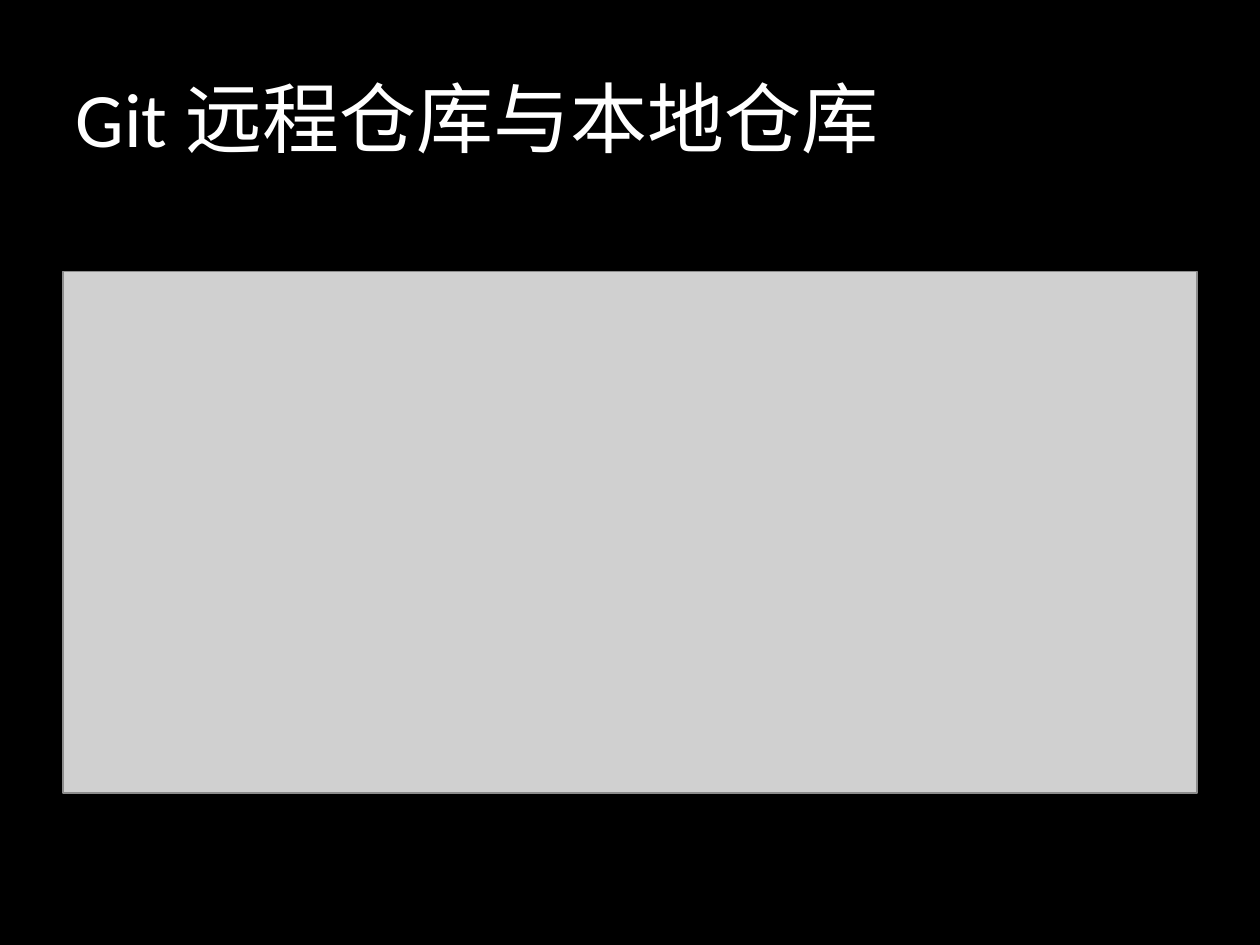
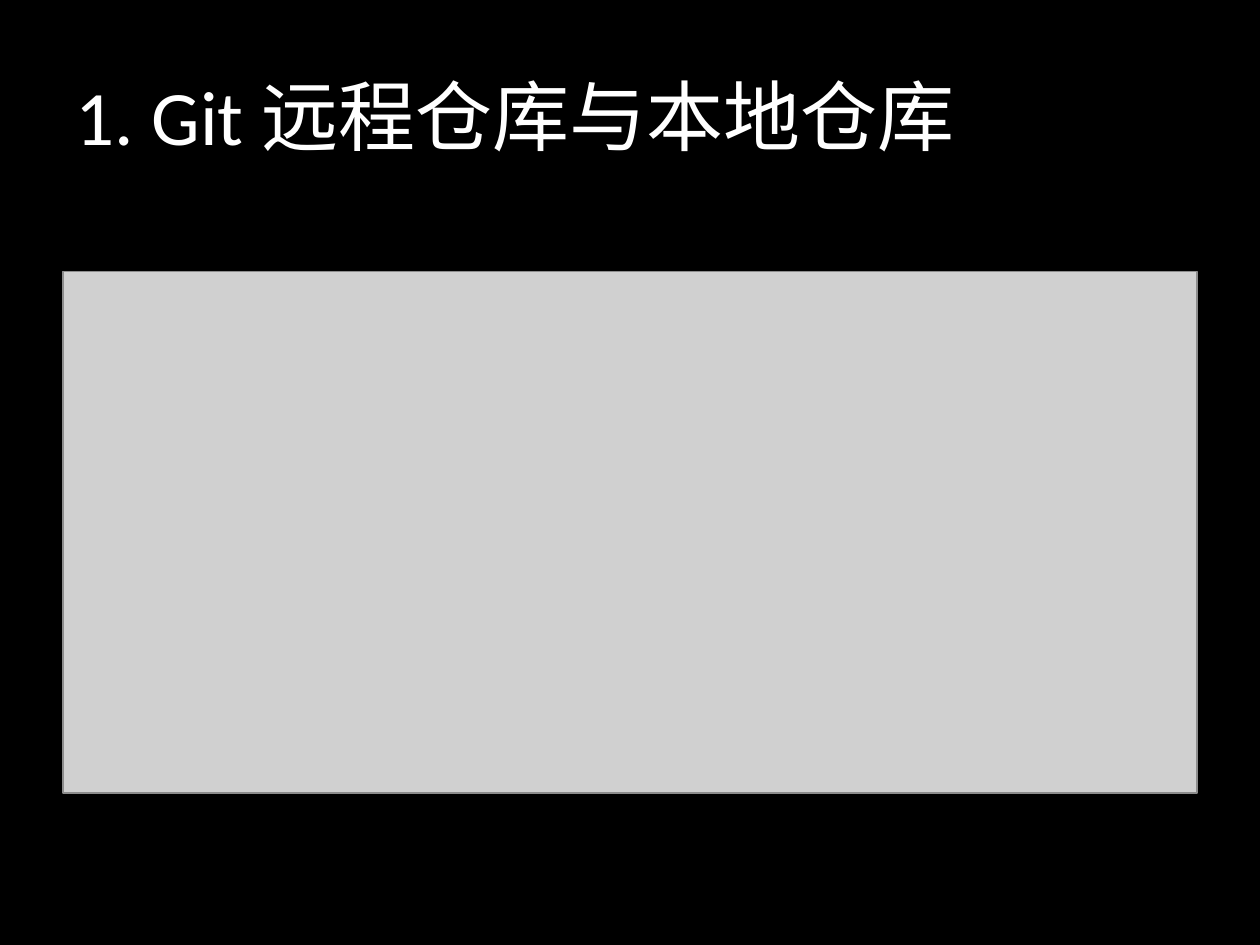
Before and after one commit to sontekliu/git-book, a slide deck: slide 32 of Git.pptx. Drawn at 1260x945 pixels with LibreOffice and Linux fonts; fonts in the diff are those of the drawing; grey boxes stand for pictures. Boxes give left, top, right and bottom in pixels: in the first picture for what was removed or moved away, otherwise in the second. Text is boxed around its words. In the diff, an @@ line names an element or a change of style, - is before the commit and + after.

```diff
--- a/Git.pptx
+++ b/Git.pptx
@@ title at <box>76,80,954,152</box>: text changed @@
-Git 远程仓库与本地仓库
+1. Git 远程仓库与本地仓库
```
Also in this commit, not shown: 18 other slides changed.
